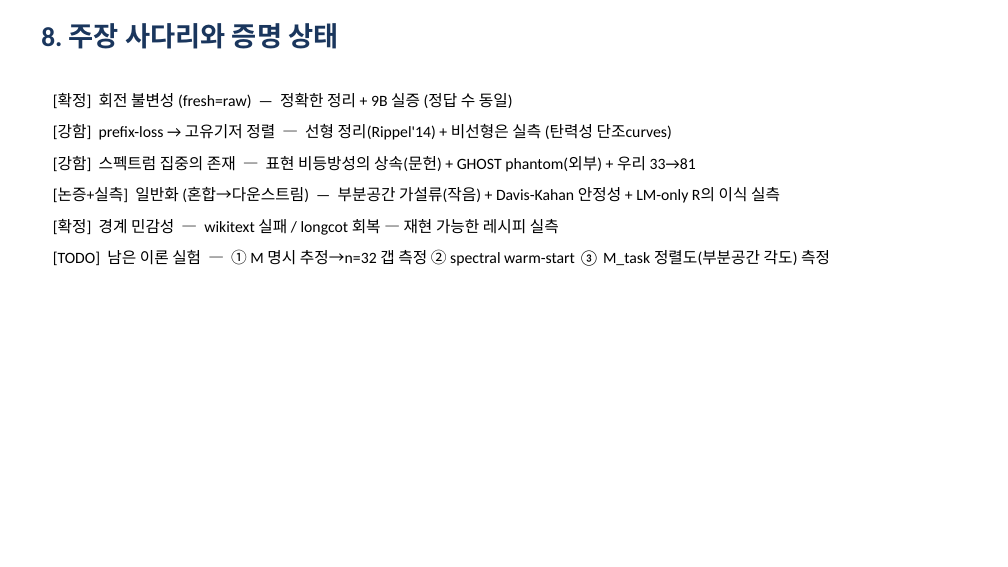
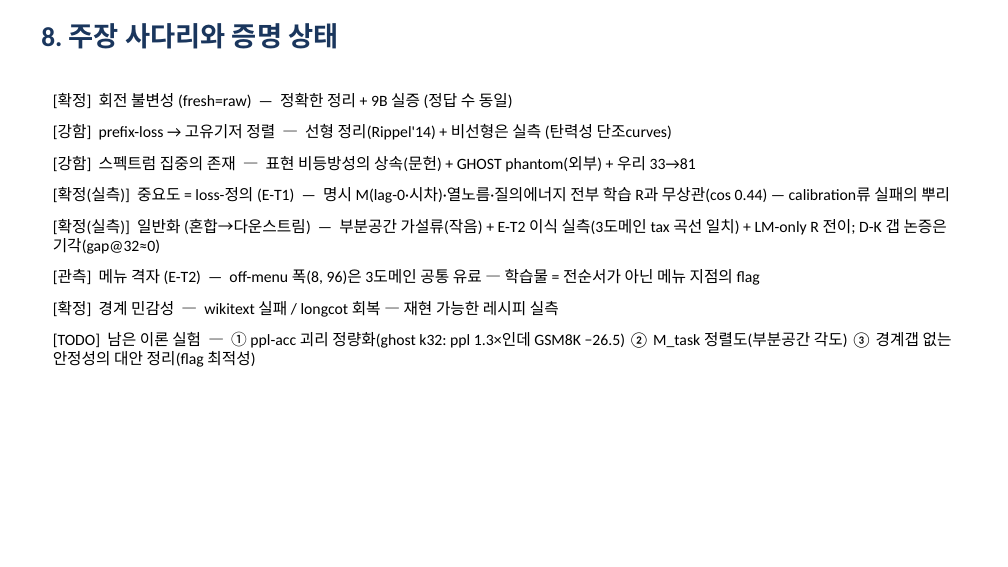
Before and after one commit to omin-Kwon/nested_ssm, a slide deck: slide 9 of docs/theory_deck.pptx. Drawn at 1008x567 pixels with LibreOffice and Linux fonts; fonts in the diff are those of the drawing. Boxes give left, top, right and bottom in pixels: in the first picture for what was removed or moved away, otherwise in the second. Text is boxed around its words. In the diff, an @@ line names an element or a change of style, - is before the commit and + after.

```diff
--- a/docs/theory_deck.pptx
+++ b/docs/theory_deck.pptx
@@ text at <box>53,187,950,285</box>: text changed @@
-[논증+실측] 일반화 (혼합→다운스트림) — 부분공간 가설류(작음) + Davis-Kahan 안정성 + LM-only R의 이식 실측
+[확정(실측)] 중요도 = loss-정의 (E-T1) — 명시 M(lag-0·시차)·열노름·질의에너지 전부 학습 R과 무상관(cos 0.44) — calibration류 실패의 뿌리
+[확정(실측)] 일반화 (혼합→다운스트림) — 부분공간 가설류(작음) + E-T2 이식 실측(3도메인 tax 곡선 일치) + LM-only R 전이; D-K 갭 논증은 기각(gap@32≈0)
+[관측] 메뉴 격자 (E-T2) — off-menu 폭(8, 96)은 3도메인 공통 유료 — 학습물 = 전순서가 아닌 메뉴 지점의 flag
@@ text at <box>53,331,952,367</box>: text changed @@
-[TODO] 남은 이론 실험 — ① M 명시 추정→n=32 갭 측정 ② spectral warm-start ③ M_task 정렬도(부분공간 각도) 측정
+[TODO] 남은 이론 실험 — ① ppl-acc 괴리 정량화(ghost k32: ppl 1.3×인데 GSM8K −26.5) ② M_task 정렬도(부분공간 각도) ③ 경계갭 없는 안정성의 대안 정리(flag 최적성)
```
Also in this commit, not shown: 3 other slides changed, 8 other files.
